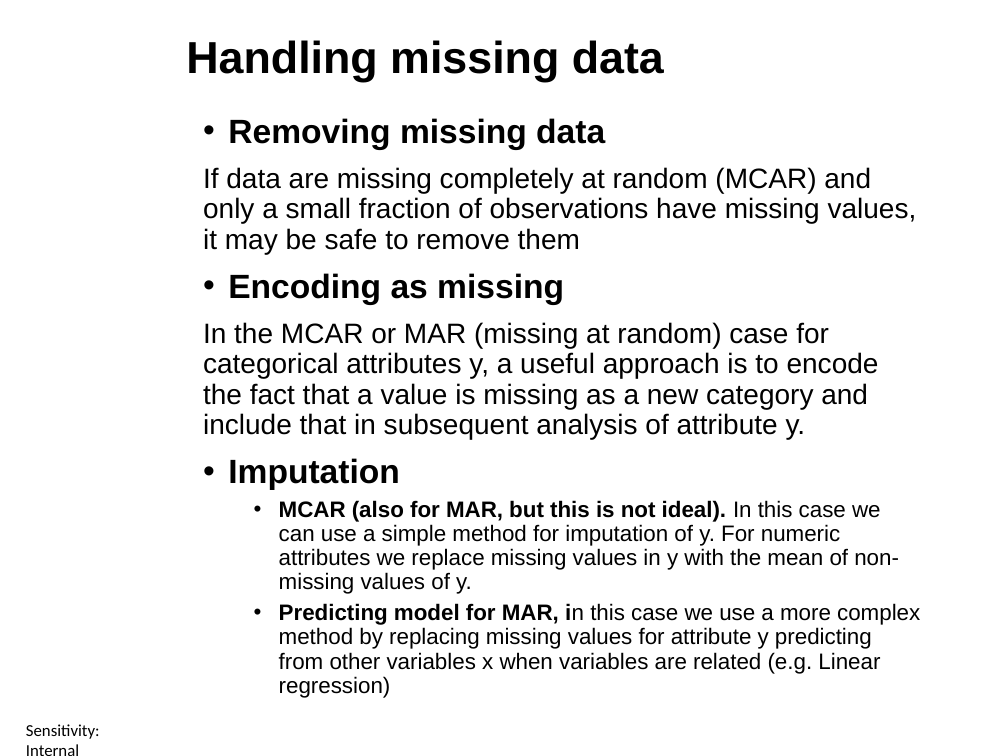
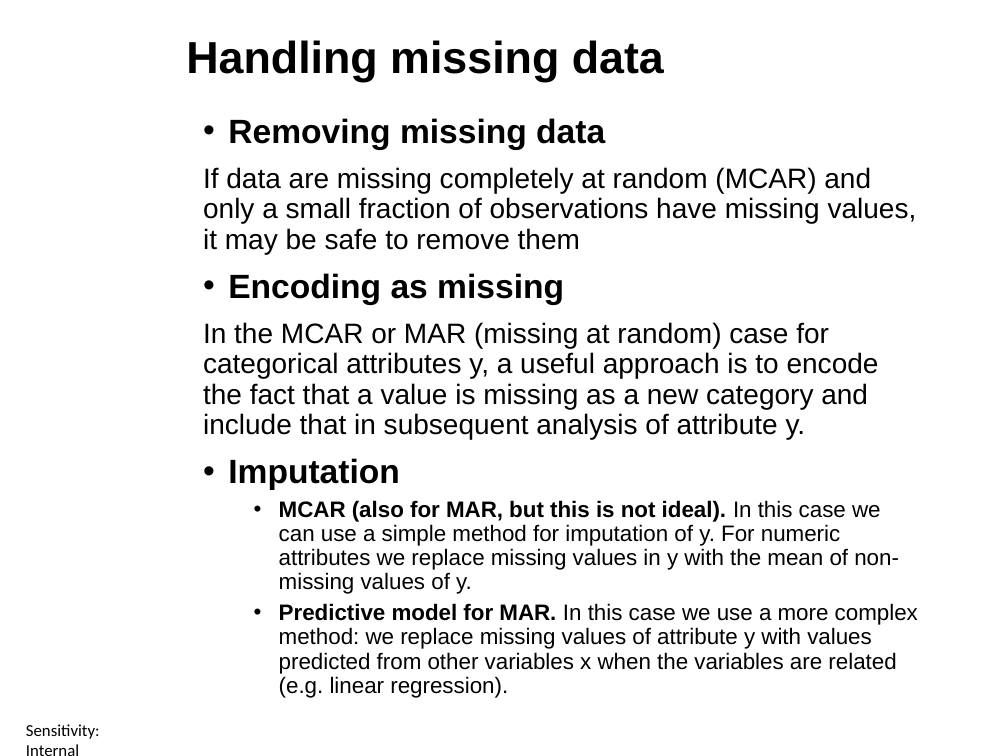
Before and after one commit to ctsallis/frontiers_in_ai_and_data_science, a slide deck: slide 14 of content/Lectures/Semester 1/Week 3/1 Lecture/1.3 Exploratory Data Analysis (Lecture).pptx. Drawn at 1008x756 pixels with LibreOffice and Linux fonts; fonts in the diff are those of the drawing; background and template pictures are left out. Boxes give left, top, right and bottom in pixels: in the first picture for what was removed or moved away, otherwise in the second. Text is boxed around its words. In the diff, an @@ line names an element or a change of style, - is before the commit and + after.

```diff
--- a/content/Lectures/Semester 1/Week 3/1 Lecture/1.3 Exploratory Data Analysis (Lecture).pptx
+++ b/content/Lectures/Semester 1/Week 3/1 Lecture/1.3 Exploratory Data Analysis (Lecture).pptx
@@ text at (x1=279, y1=603, x2=918, y2=698): text changed @@
-  • Predicting model for MAR, in this case we use a more complex method by replacing missing values for attribute y predicting from other variables x when variables are related (e.g. Linear regression)
+  • Predictive model for MAR. In this case we use a more complex method: we replace missing values of attribute y with values predicted from other variables x when the variables are related (e.g. linear regression).
```
Also in this commit, not shown: 1 other slide changed, 2 other files.
